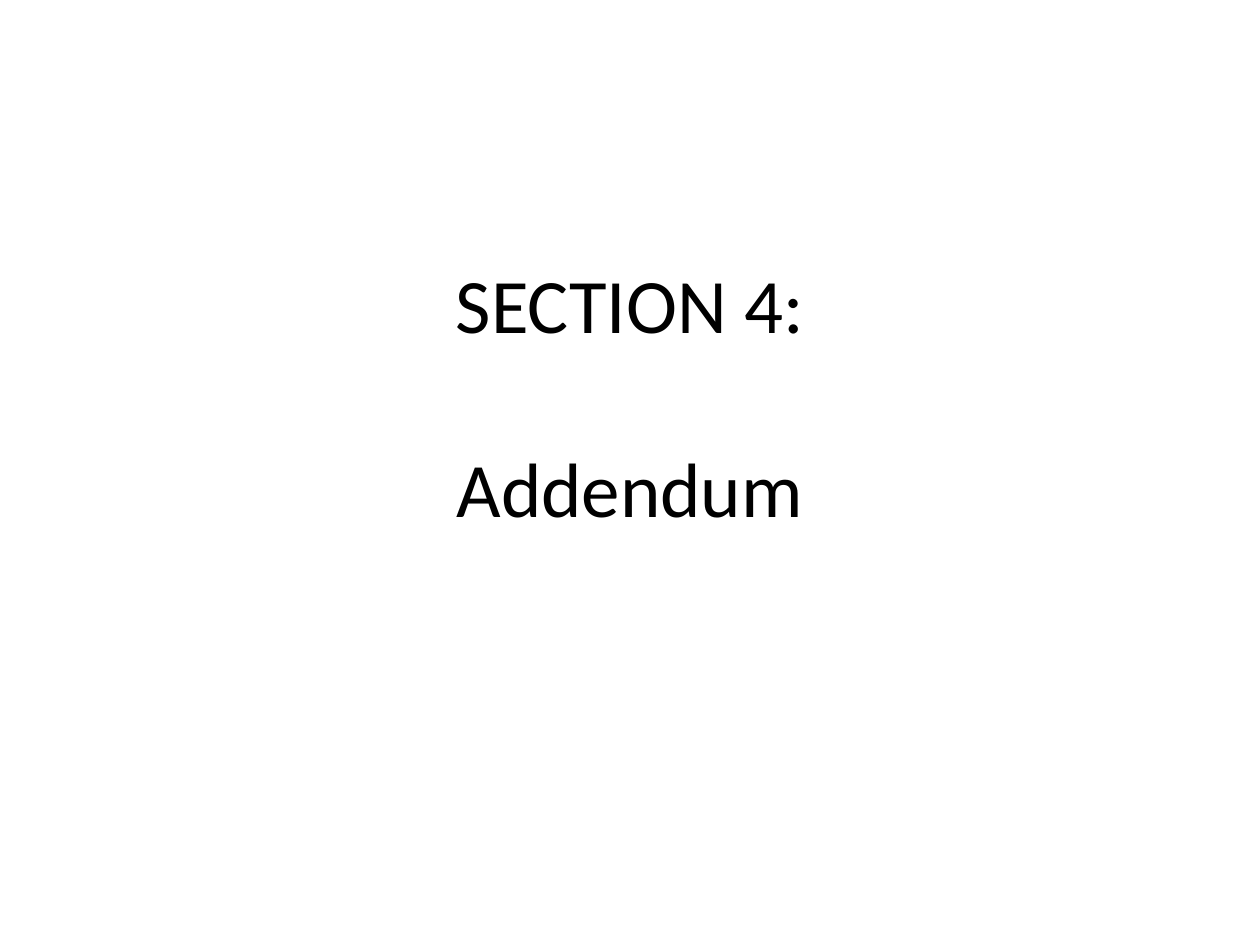
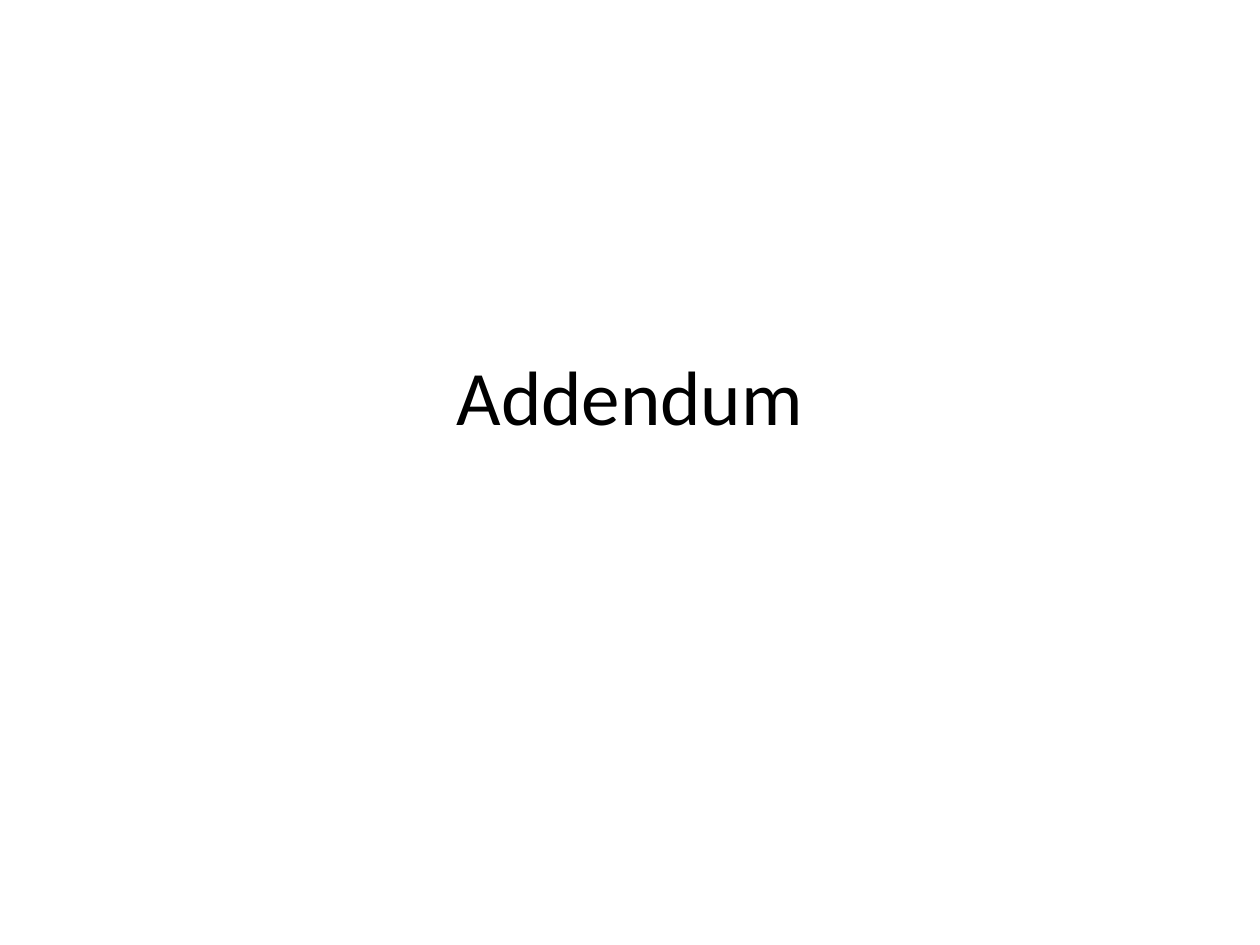
Before and after one commit to stefanutti/maps-coloring-java, a slide deck: slide 27 of ct/ct-docs/cahit-spiral-chains/spiral-chains.ppt (slide 25 before the commit). Drawn at 1260x945 pixels with LibreOffice and Linux fonts; fonts in the diff are those of the drawing. Boxes give left, top, right and bottom in pixels: in the first picture for what was removed or moved away, otherwise in the second. Text is boxed around its words. In the diff, an @@ line names an element or a change of style, - is before the commit and + after.

```diff
--- a/ct/ct-docs/cahit-spiral-chains/spiral-chains.ppt
+++ b/ct/ct-docs/cahit-spiral-chains/spiral-chains.ppt
@@ title at bbox=[457, 371, 803, 426]: text changed @@
-SECTION 4:
-Addendum
+Addendum
```
Also in this commit, not shown: 7 other slides changed, 3 slides added, 1 slide removed, 10 other files.
